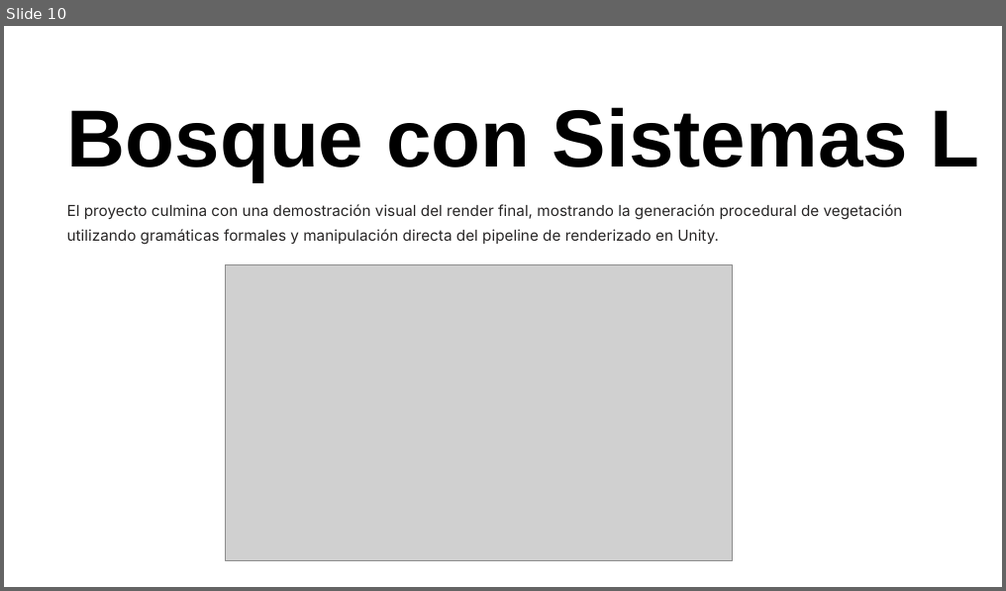
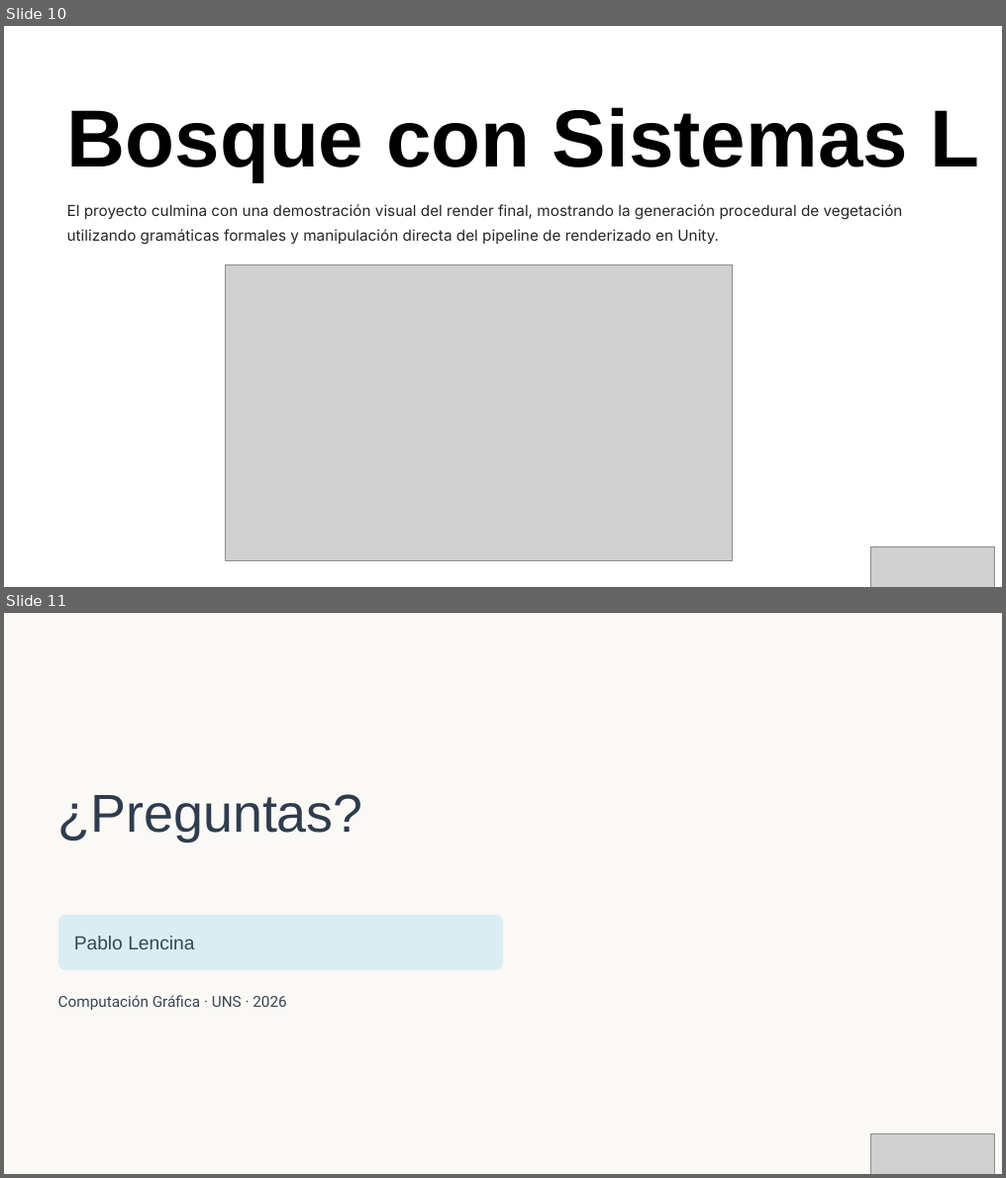
Before and after one commit to computacion-grafica-uns/proyecto-1-proyecto1-2026_lencina_pereda, a slide deck: Sistemas L.pptx. Shown one above the other, each under a label of ours: slide 10 before the commit, slides 10 and 11 after it. The pictures are 1006x591 and 1006x1178 pixels, drawn with LibreOffice and Linux fonts; fonts in the diff are those of the drawing; grey boxes stand for pictures; background and template pictures are left out. Boxes give left, top, right and bottom in pixels: in the first picture for what was removed or moved away, otherwise in the second. Text is boxed around its words. In the diff, an @@ line names an element or a change of style, - is before the commit and + after.

```diff
--- a/Sistemas L.pptx
+++ b/Sistemas L.pptx
@@ slide 11 added at (4, 613, 1002, 1174), background #FFFFFF @@
@@ rectangle added at (4, 613, 1002, 1174), fill #FAF9F5 @@
@@ text added at (58, 794, 363, 842), 61.5 pt, text #2E3C4E @@
+¿Preguntas?
@@ rounded rectangle added at (58, 915, 503, 969), fill #D9EDF2 @@
@@ text added at (74, 936, 194, 950), 22 pt, text #384653 @@
+Pablo Lencina
@@ text added at (58, 995, 286, 1010), 17.5 pt, text #384653 @@
+Computación Gráfica · UNS · 2026
@@ picture added at (870, 1134, 994, 1174) @@
@@ slide 10 changed as well @@
@@ picture added at (870, 547, 994, 587) @@
```
Also in this commit, not shown: 9 other slides changed.
